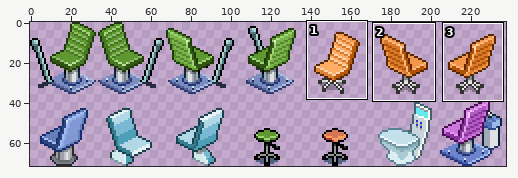
Sprite sheet: App/src/game/assets/tilemaps/chair_object.png. The picture above shows the old version from afar; the outline marks the close-up.
Close-up. As it was:
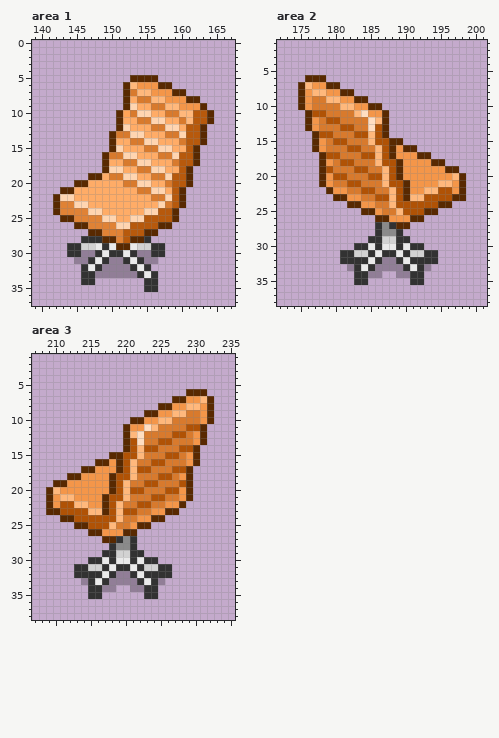
The file is 238x72 pixels. Colours within 5 levels of each other are drawn and written as one. Shown: area 1: x 139..167, y 0..37; area 2: x 172..201, y 1..38; area 3: x 207..235, y 1..38.
The result:
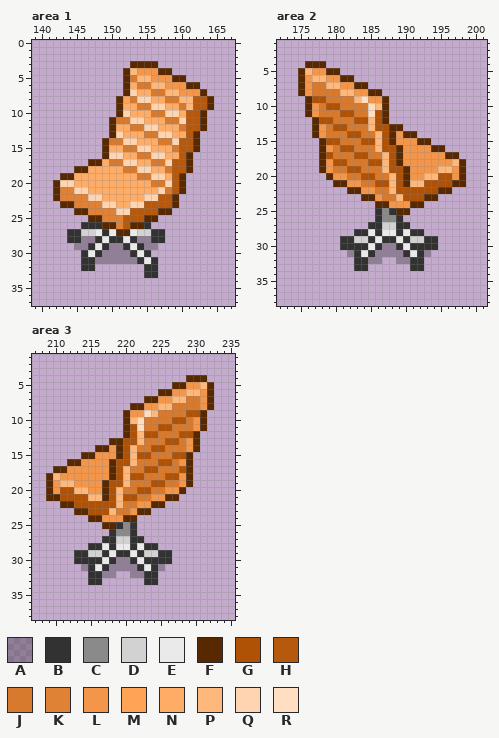
Palette (. is transparent): A #00000042  B #323232  C #8a8a8a  D #d2d2d2  E #eaeaea  F #582901  G #b05205  H #b7590c  J #d87a2d  K #e08235  L #f49649  M #ffa457  N #ffac67  P #ffb87c  Q #ffd5b1  R #ffdec2
Edits made:
Area 1:
y 3: x 153..156 .... -> FFFF
y 4: x 152..158 ....... -> FPLLLFF
y 5: x 152..160 .FFFF.... -> FJPPLLLFF
y 6: x 153..162 PLLLFF.... -> NJJPPLLLFF
y 7: x 153..163 JPPLLLFF... -> QNNJJPPLLLF
y 8: x 151..164 .FNJJPPLLLFF.. -> FMJQQNNJJPPHHF
y 9: x 151..164 .FQNNJJPPLLLF. -> FNNJJQQNNJPHHF
y 10: x 152..161 MJQQNNJJPP -> QNNNJJQQNH; x 163..164 HF -> F.
y 11: x 150..161 .FNNJJQQNNJP -> FJJQQNNNJJQH; x 163..164 HF -> F.
y 12: x 150..160 .FQNNNJJQQN -> FNNJJQQNNNJ
y 13: x 151..160 JJQQNNNJJQ -> QNNNJJQQNN; x 162..163 HF -> F.
y 14: x 149..160 .FNNJJQQNNNJ -> FJJQQNNNJJQH; x 162..163 HF -> F.
y 15: x 149..160 .FQNNNJJQQNN -> FNNJJQQNNNJH
y 16: x 150..159 JJQQNNNJJQ -> QQNNJJQQNN; x 161..162 HF -> F.
y 17: x 147..159 ..FNNJJQQNNNJ -> FFNJJQQNNJJQH; x 161..162 HF -> F.
y 18: x 145..159 ....FQQNNJJQQNN -> FFNNNNNJJQQNNJH
y 19: x 143..148 ....FF -> FFNNNN; x 150..158 JJQQNNJJQ -> NNNNJJQQN; x 160..161 HF -> F.
y 20: x 142..146 ...FF -> FQQNN; x 152..158 JJQQNNJ -> NNNNJJQ; x 160..161 HF -> F.
y 21: x 142..146 .FFNN -> FKKQQ; x 154..156 JJQ -> NNN; x 158 N -> J
y 22: x 143..148 QQNNNN -> KKKKQQ; x 155..160 NJJQHF -> QQHHF.
y 23: x 142..150 FKKQQNNNN -> .FFKKKKQQ; x 153..160 NNNNQJHF -> QQHHHHF.
y 24: x 142..159 FKKKKQQNNNNNNQQHHF -> ...FFKKKKQQHHHHFF.
y 25: x 143..159 FFKKKKQQNNQQHHHHF -> ....FFKKKHHHFF...
y 26: x 145..158 FFKKKKQQHHHHFF -> .BBBFFKHFFB...
y 27: x 144..157 ...FFKKKHHHFF. -> BBDDEBEFFEDDBB
y 28: x 144..147 ..BB -> BBAA; x 149..157 FFKHFFB.. -> EBBEBAABB
y 29: x 144..147 BBDD -> .AAB; x 150..152 EFF -> AAB; x 154..157 DDBB -> BAA.
y 30: x 144..147 BBAA -> ..BE; x 149..152 EBBE -> AAAA; x 154..157 AABB -> EB..
y 31: x 145..146 AA -> .B; x 148..149 EB -> AA; x 152..153 BE -> AA; x 155..156 AA -> EB
y 32: x 147..154 EBAAAABE -> B.......; x 156 . -> B
y 33: x 146..155 BBAAAAAABE -> .........B
y 34: x 146..147 BB -> ..; x 155..156 BB -> ..
y 35: x 155..156 BB -> ..
Area 2:
y 4: x 176..178 ... -> FFF
y 5: x 175..180 ...... -> FPLLFF
y 6: x 175..182 .FFF.... -> FLPPLLFF
y 7: x 176..184 PLLFF.... -> LJJPPLLFF
y 8: x 177..186 PPLLFF.... -> JJJJPPLLFF
y 9: x 175..187 FLJJPPLLFF... -> .FGGJJJJPRLLF
y 10: x 175..177 FLJ -> .FL; x 179..187 JJPPLLFF. -> GGJJJJRPF
y 11: x 177..178 GG -> LJ; x 181..186 JJPRLL -> GGJJRG
y 12: x 176..178 FLJ -> .FG; x 180 G -> J; x 183..186 JJRP -> GGPG
y 13: x 176..178 FLJ -> .FL; x 180 J -> G; x 182 G -> J; x 185 R -> P; x 187..189 F.. -> GFF
y 14: x 178..179 GG -> LJ; x 182 J -> G; x 184..191 GPGF.... -> JJPGFLFF
y 15: x 177..179 FLJ -> .FG; x 181 G -> J; x 184..186 JPG -> GGP; x 189..193 F.... -> LLLFF
y 16: x 177..179 FLJ -> .FL; x 181 J -> G; x 183 G -> J; x 188..195 FLFF.... -> GFLLLLFF
y 17: x 180 G -> J; x 183 J -> G; x 185..189 GPGFL -> JJPGF; x 192..197 FF.... -> LLLLFF
y 18: x 180 J -> G; x 182 G -> J; x 185..187 JPG -> GGP; x 194..198 FF... -> LLLPF
y 19: x 179 G -> L; x 182 J -> G; x 184 G -> J; x 189..190 FL -> GF; x 195..198 LFF. -> PPLF
y 20: x 178..181 FLGG -> .FLL; x 184 J -> G; x 186..190 GPGFL -> JJPGF; x 193..197 LLLLP -> PPGGL
y 21: x 178..183 FLJJGG -> ..FFLL; x 186..188 JPG -> GGP; x 191..197 LLLLPPL -> PPGGGGF
y 22: x 179..185 FLLJJGG -> ...FFLL; x 190..198 FLLPPGGLF -> GGGGGFF..
y 23: x 180..198 FFLLJJGGPGFPPGGGGFF -> ....FFLJJPGGGFF....
y 24: x 182..196 FFLLJJPGGGGGGFF -> ....FFLLLFF....
y 25: x 184..194 FFLJJPGGGFF -> ..BCBFF....
y 26: x 186..192 FFLLLFF -> BCCB...
y 27: x 185 . -> B; x 187..190 CBFF -> DDBB
y 28: x 183..185 ... -> BBE; x 187..188 CC -> EE; x 190..192 ... -> EBB
y 29: x 181..184 .... -> BBDD; x 186..189 BDDB -> EBBE; x 191..194 .... -> DDBB
y 30: x 181..182 .. -> BB; x 187..188 EE -> AA; x 193..194 .. -> BB
y 31: x 181..184 BBDD -> .ABE; x 186..189 EBBE -> AAAA; x 191..194 DDBB -> EBA.
y 32: x 181..182 BB -> ..; x 185..190 EBAABE -> AA..AA; x 193..194 BB -> ..
y 33: x 182 A -> .; x 184..191 EBAAAABE -> B......B; x 193 A -> .
y 34: x 183..186 BBAA -> ....; x 189..192 AABB -> ....
y 35: x 183..184 BB -> ..; x 191..192 BB -> ..
Area 3:
y 4: x 229..231 ... -> FFF
y 5: x 227..232 ...... -> FFLLPF
y 6: x 225..232 ....FFF. -> FFLLPPLF
y 7: x 223..231 ....FFLLP -> FFLLPPJJL
y 8: x 221..230 ....FFLLPP -> FFLLPPJJJJ
y 9: x 220..232 ...FFLLPPJJLF -> FLLRPJJJJGGF.
y 10: x 220..228 .FFLLPPJJ -> FPRJJJJGG; x 230..232 JLF -> LF.
y 11: x 221..226 LLRPJJ -> GRJJGG; x 229..230 GG -> JL
y 12: x 221..224 PRJJ -> GPGG; x 227 G -> J; x 229..231 JLF -> GF.
y 13: x 218..220 ..F -> FFG; x 222 R -> P; x 225 G -> J; x 227 J -> G; x 229..231 JLF -> LF.
y 14: x 216..223 ....FGPG -> FFLFGPJJ; x 225 J -> G; x 228..229 GG -> JL
y 15: x 214..218 ....F -> FFLLL; x 221..223 GPJ -> PGG; x 226 G -> J; x 228..230 JLF -> GF.
y 16: x 212..219 ....FFLF -> FFLLLLFG; x 224 G -> J; x 226 J -> G; x 228..230 JLF -> LF.
y 17: x 210..215 ....FF -> FFLLLL; x 218..222 LFGPG -> FGPJJ; x 224 J -> G; x 227 G -> J
y 18: x 209..213 ...FF -> FPLLL; x 220..222 GPJ -> PGG; x 225 G -> J; x 227 J -> G
y 19: x 209..212 .FFL -> FLPP; x 217..218 LF -> FG; x 223 G -> J; x 225 J -> G; x 228 G -> L
y 20: x 210..214 PLLLL -> LGGPP; x 217..221 LFGPG -> FGPJJ; x 223 J -> G; x 226..229 GGLF -> LLF.
y 21: x 210..216 LPPLLLL -> FGGGGPP; x 219..221 GPJ -> PGG; x 224..229 GGJJLF -> LLFF..
y 22: x 209..217 FLGGPPLLF -> ..FFGGGGG; x 222..228 GGJJLLF -> LLFF...
y 23: x 209..227 FFGGGGPPFGPGGJJLLFF -> ....FFGGGPJJLFF....
y 24: x 211..225 FFGGGGGGPJJLLFF -> ....FFLLLFF....
y 25: x 213..223 FFGGGPJJLFF -> ....FFBCB..
y 26: x 215..221 FFLLLFF -> ...BCCB
y 27: x 217..220 FFBC -> BBDD; x 222 . -> B
y 28: x 215..217 ... -> BBE; x 219..220 CC -> EE; x 222..224 ... -> EBB
y 29: x 213..216 .... -> BBDD; x 218..221 BDDB -> EBBE; x 223..226 .... -> DDBB
y 30: x 213..214 .. -> BB; x 219..220 EE -> AA; x 225..226 .. -> BB
y 31: x 213..216 BBDD -> .ABE; x 218..221 EBBE -> AAAA; x 223..226 DDBB -> EBA.
y 32: x 213..214 BB -> ..; x 217..222 EBAABE -> AA..AA; x 225..226 BB -> ..
y 33: x 214 A -> .; x 216..223 EBAAAABE -> B......B; x 225 A -> .
y 34: x 215..218 BBAA -> ....; x 221..224 AABB -> ....
y 35: x 215..216 BB -> ..; x 223..224 BB -> ..
